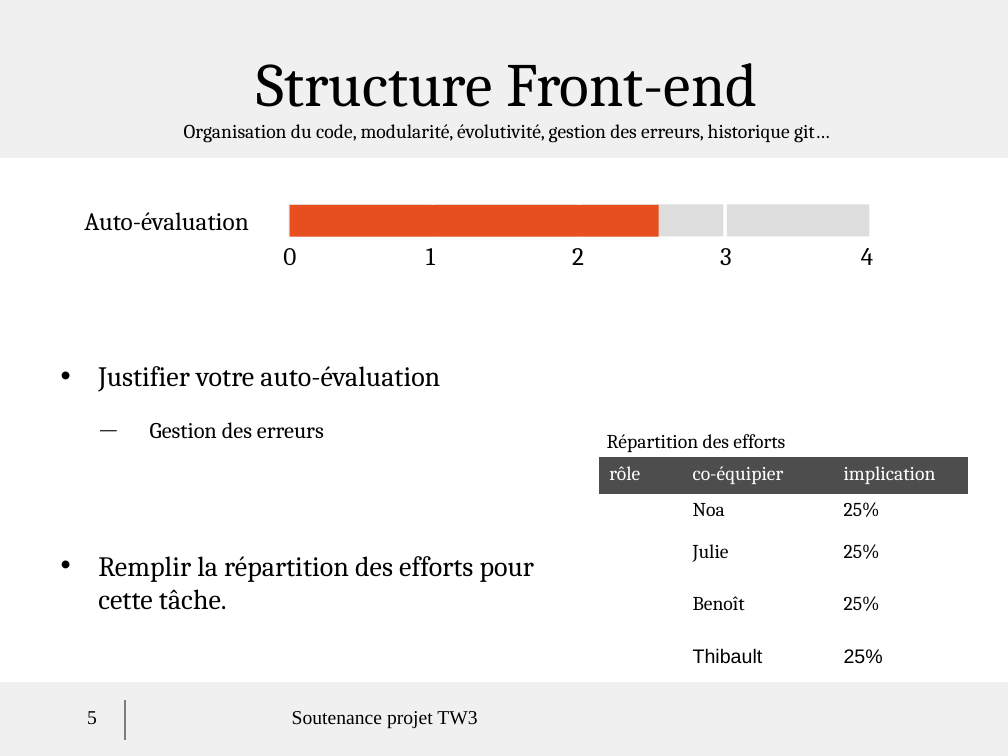
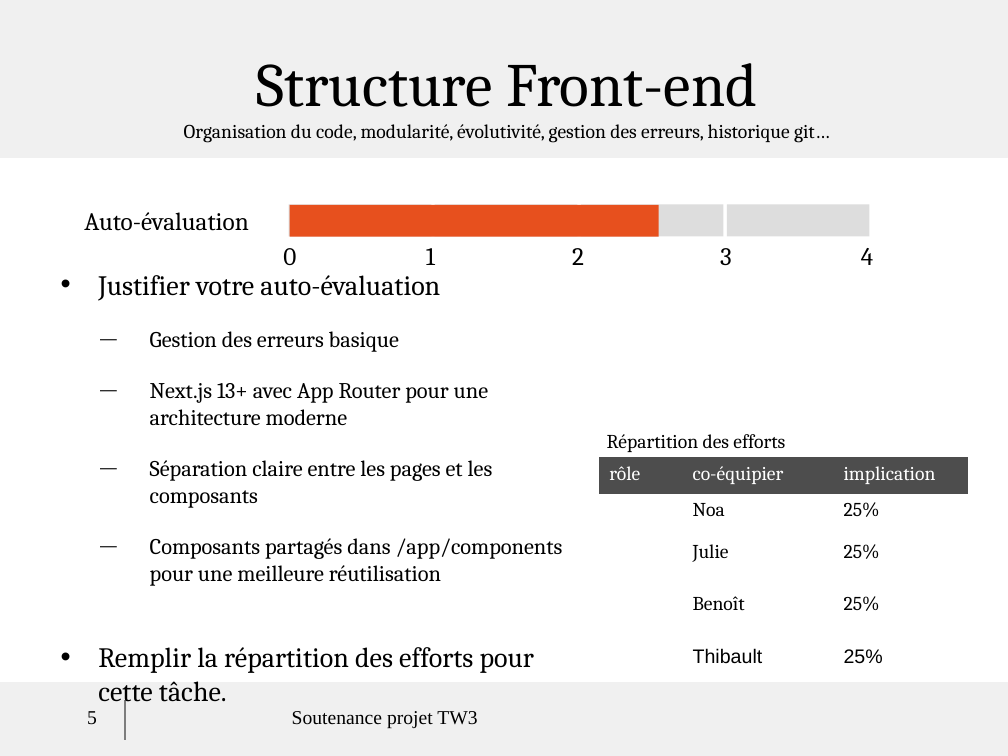
Before and after one commit to Kibanker/projet-tw, a slide deck: slide 5 of modele_soutenance_projet_2024.odp. Drawn at 1008x756 pixels with LibreOffice and Linux fonts; fonts in the diff are those of the drawing; background and template pictures are left out. Boxes give left, top, right and bottom in pixels: in the first picture for what was removed or moved away, otherwise in the second. Text is boxed around its words. In the diff, an @@ line names an element or a change of style, - is before the commit and + after.

```diff
--- a/modele_soutenance_projet_2024.odp
+++ b/modele_soutenance_projet_2024.odp
@@ text at [150, 331, 563, 586]: text changed @@
-  — Gestion des erreurs
+  — Gestion des erreurs basique
+  — Next.js 13+ avec App Router pour une architecture moderne
+  — Séparation claire entre les pages et les composants
+  — Composants partagés dans /app/components pour une meilleure réutilisation
```
